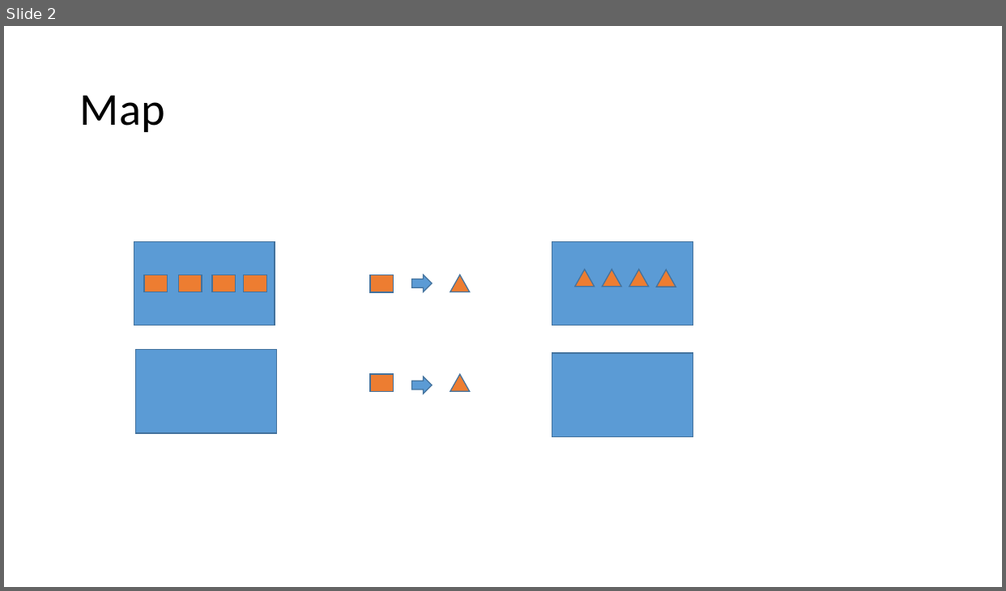
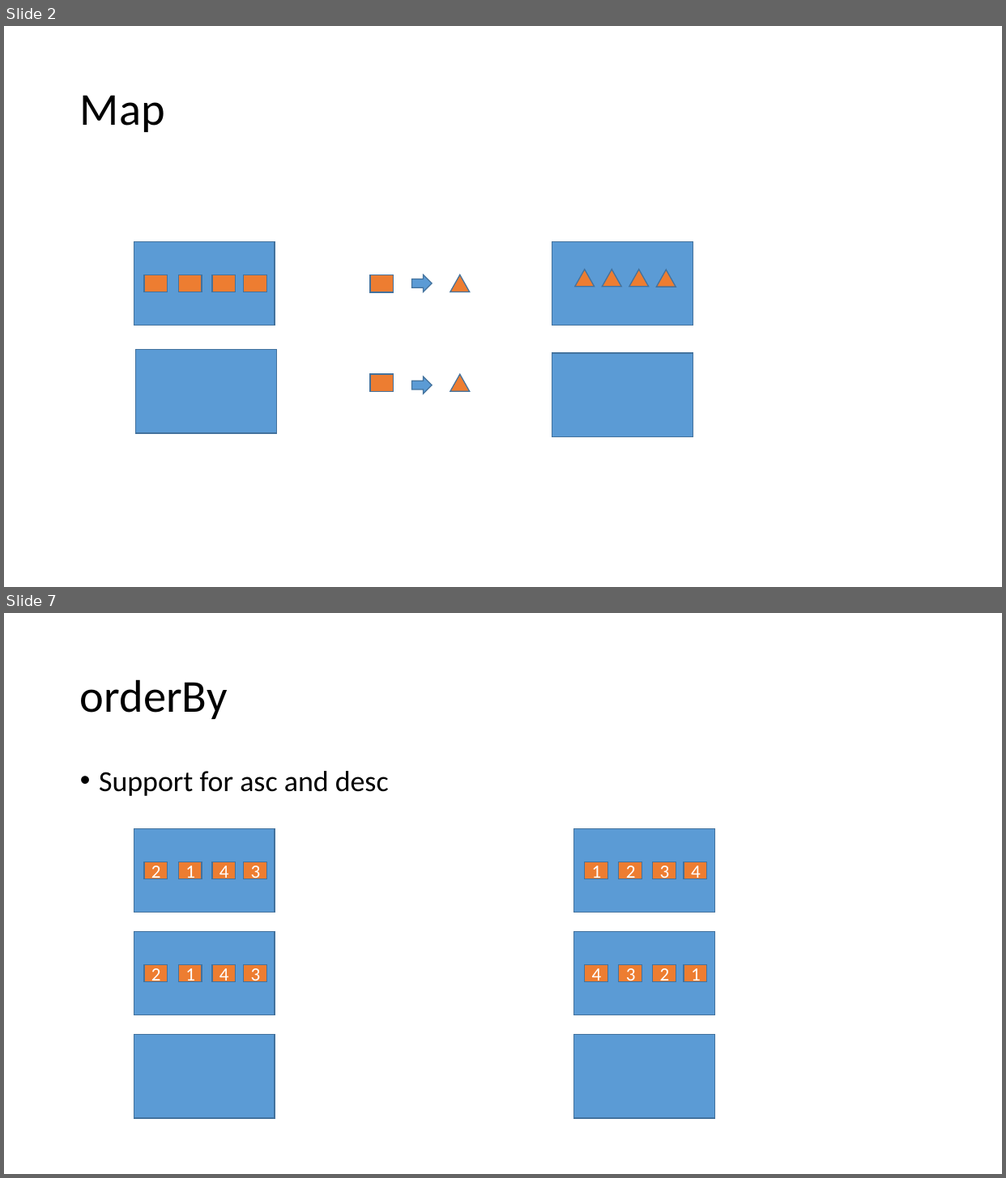
Before and after one commit to morotsman/lecture_functional_programming, a slide deck: lodash/List.pptx. Shown one above the other, each under a label of ours: slide 2 before the commit, slides 2 and 7 after it; the slides between them are not shown. The pictures are 1006x591 and 1006x1178 pixels, drawn with LibreOffice and Linux fonts; fonts in the diff are those of the drawing. Boxes give left, top, right and bottom in pixels: in the first picture for what was removed or moved away, otherwise in the second. Text is boxed around its words. In the diff, an @@ line names an element or a change of style, - is before the commit and + after.

```diff
--- a/lodash/List.pptx
+++ b/lodash/List.pptx
@@ slide 7 added at (4,613,1002,1174), background #FFFFFF @@
@@ title added at (80,679,228,719), 44 pt, text #000000 @@
+orderBy
@@ text added at (99,771,389,796), 28 pt, text #000000 @@
+• Support for asc and desc
@@ rectangle added at (134,828,275,913), fill #5B9BD5, outline #43739E 1 pt @@
@@ rectangle added at (574,828,715,913), fill #5B9BD5, outline #43739E 1 pt @@
@@ rectangle added at (144,862,167,879), fill #ED7D31, outline #43739E 1 pt, 18 pt, text #FFFFFF @@
+2
@@ rectangle added at (178,862,202,879), fill #ED7D31, outline #43739E 1 pt, 18 pt, text #FFFFFF @@
+1
@@ rectangle added at (212,862,236,879), fill #ED7D31, outline #43739E 1 pt, 18 pt, text #FFFFFF @@
+4
@@ rectangle added at (244,862,266,879), fill #ED7D31, outline #43739E 1 pt, 18 pt, text #FFFFFF @@
+3
@@ rectangle added at (584,862,607,879), fill #ED7D31, outline #43739E 1 pt, 18 pt, text #FFFFFF @@
+1
@@ rectangle added at (619,862,641,879), fill #ED7D31, outline #43739E 1 pt, 18 pt, text #FFFFFF @@
+2
@@ rectangle added at (652,862,675,879), fill #ED7D31, outline #43739E 1 pt, 18 pt, text #FFFFFF @@
+3
@@ rectangle added at (684,862,707,879), fill #ED7D31, outline #43739E 1 pt, 18 pt, text #FFFFFF @@
+4
@@ rectangle added at (134,932,275,1016), fill #5B9BD5, outline #43739E 1 pt @@
@@ rectangle added at (574,932,715,1016), fill #5B9BD5, outline #43739E 1 pt @@
@@ rectangle added at (144,965,167,982), fill #ED7D31, outline #43739E 1 pt, 18 pt, text #FFFFFF @@
+2
@@ rectangle added at (178,965,202,982), fill #ED7D31, outline #43739E 1 pt, 18 pt, text #FFFFFF @@
+1
@@ rectangle added at (212,965,236,982), fill #ED7D31, outline #43739E 1 pt, 18 pt, text #FFFFFF @@
+4
@@ rectangle added at (244,965,266,982), fill #ED7D31, outline #43739E 1 pt, 18 pt, text #FFFFFF @@
+3
@@ rectangle added at (584,965,607,982), fill #ED7D31, outline #43739E 1 pt, 18 pt, text #FFFFFF @@
+4
@@ rectangle added at (619,965,641,982), fill #ED7D31, outline #43739E 1 pt, 18 pt, text #FFFFFF @@
+3
@@ rectangle added at (652,965,675,982), fill #ED7D31, outline #43739E 1 pt, 18 pt, text #FFFFFF @@
+2
@@ rectangle added at (684,965,707,982), fill #ED7D31, outline #43739E 1 pt, 18 pt, text #FFFFFF @@
+1
@@ rectangle added at (134,1035,275,1119), fill #5B9BD5, outline #43739E 1 pt @@
@@ rectangle added at (574,1035,715,1119), fill #5B9BD5, outline #43739E 1 pt @@
```
Also in this commit, not shown: 1 slide changed, 5 other slides added.
